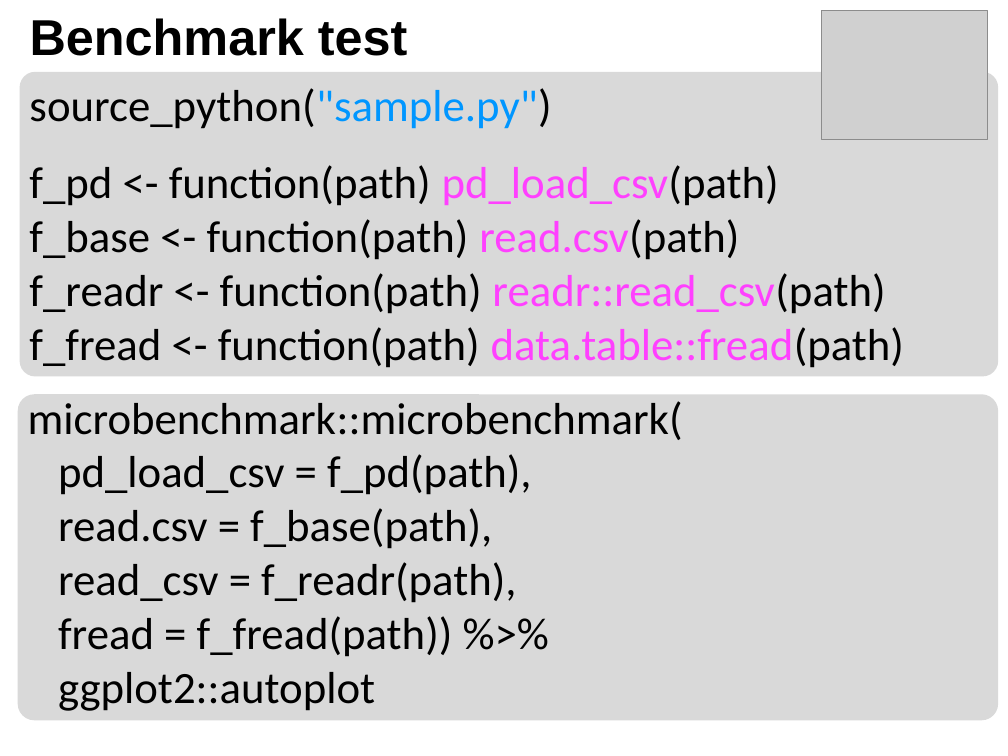
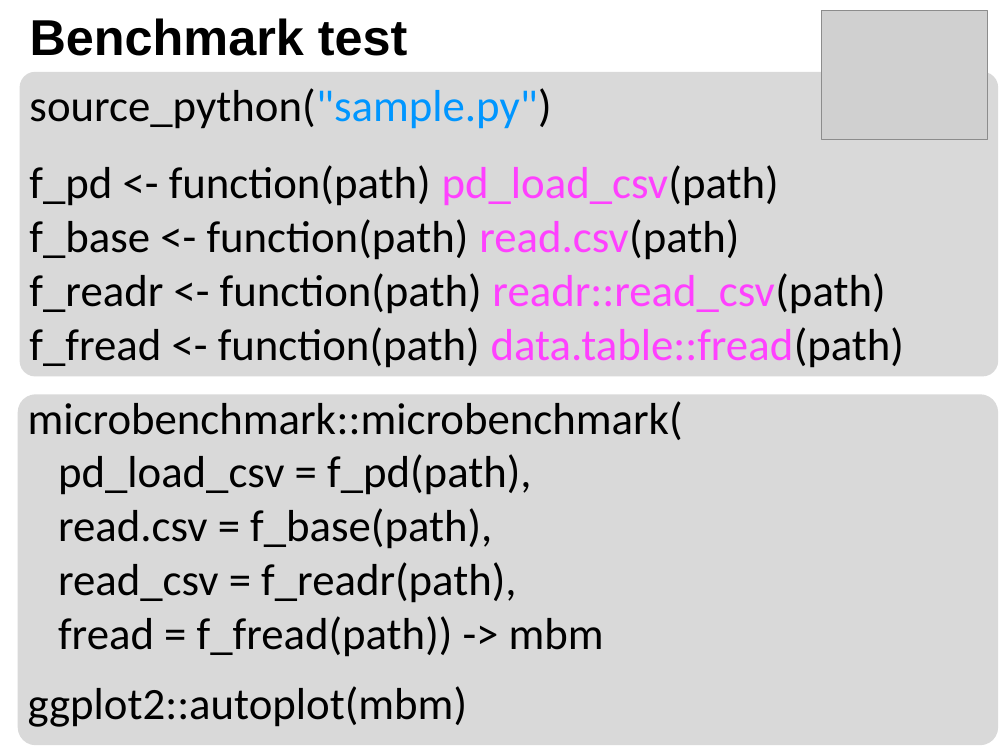
Before and after one commit to Kilometer0101/TokyoR80, a slide deck: slide 48 of プレゼンテーション2.pptx. Drawn at 1008x756 pixels with LibreOffice and Linux fonts; fonts in the diff are those of the drawing; grey boxes stand for pictures. Boxes give left, top, right and bottom in pixels: in the first picture for what was removed or moved away, otherwise in the second. Text is boxed around its words. In the diff, an @@ line names an element or a change of style, - is before the commit and + after.

```diff
--- a/プレゼンテーション2.pptx
+++ b/プレゼンテーション2.pptx
@@ rounded rectangle: place and size @@
-rounded rectangle at [18, 394, 999, 720]
+rounded rectangle at [18, 394, 999, 745]
@@ text at [28, 616, 604, 727]: text changed @@
-fread = f_fread(path)) %>%
-ggplot2::autoplot
+fread = f_fread(path)) -> mbm
+ggplot2::autoplot(mbm)
```
Also in this commit, not shown: 4 other slides changed, 21 slides added, 2 slides removed, 1 other file.
